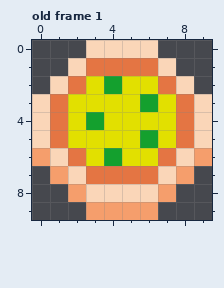
One commit to this pixel-art file: sprites/veggie_pizza_small.aseprite. The first picture shows the starting point.
10x10 pixels, 1 frame. Shown: old frame 1. The commit also changed other frames, which this record leaves out.
New version:
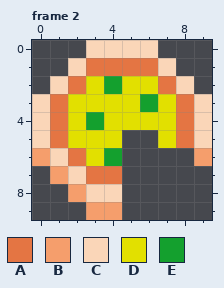
Palette (. is transparent): A #e47543  B #f59e6c  C #fad6b8  D #e2e000  E #14a02e
A new or re-ordered frame is compared with the old frame closest to it.
Message: animated pizzas
Change:
{"change": "frames 1 -> 5"}
{"where": "frame 2 is new; against old frame 1"}
{"frame":2,"y":5,"x":5,"old":"DE","new":".."}
{"frame":2,"y":6,"x":5,"old":"DDAC","new":"...."}
{"frame":2,"y":7,"x":5,"old":"AACB","new":"...."}
{"frame":2,"y":8,"x":5,"old":"CCB","new":"..."}
{"frame":2,"y":9,"x":5,"old":"BB","new":".."}
